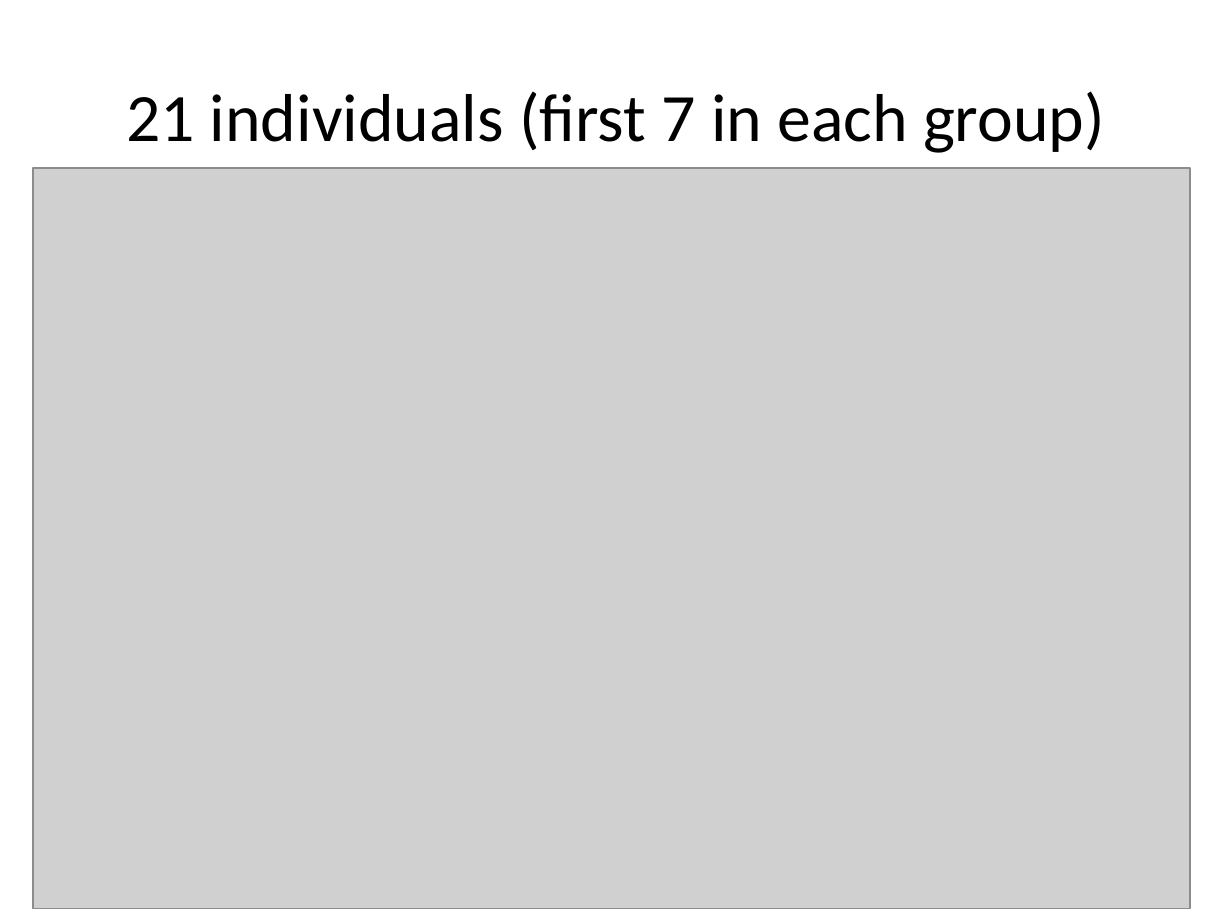
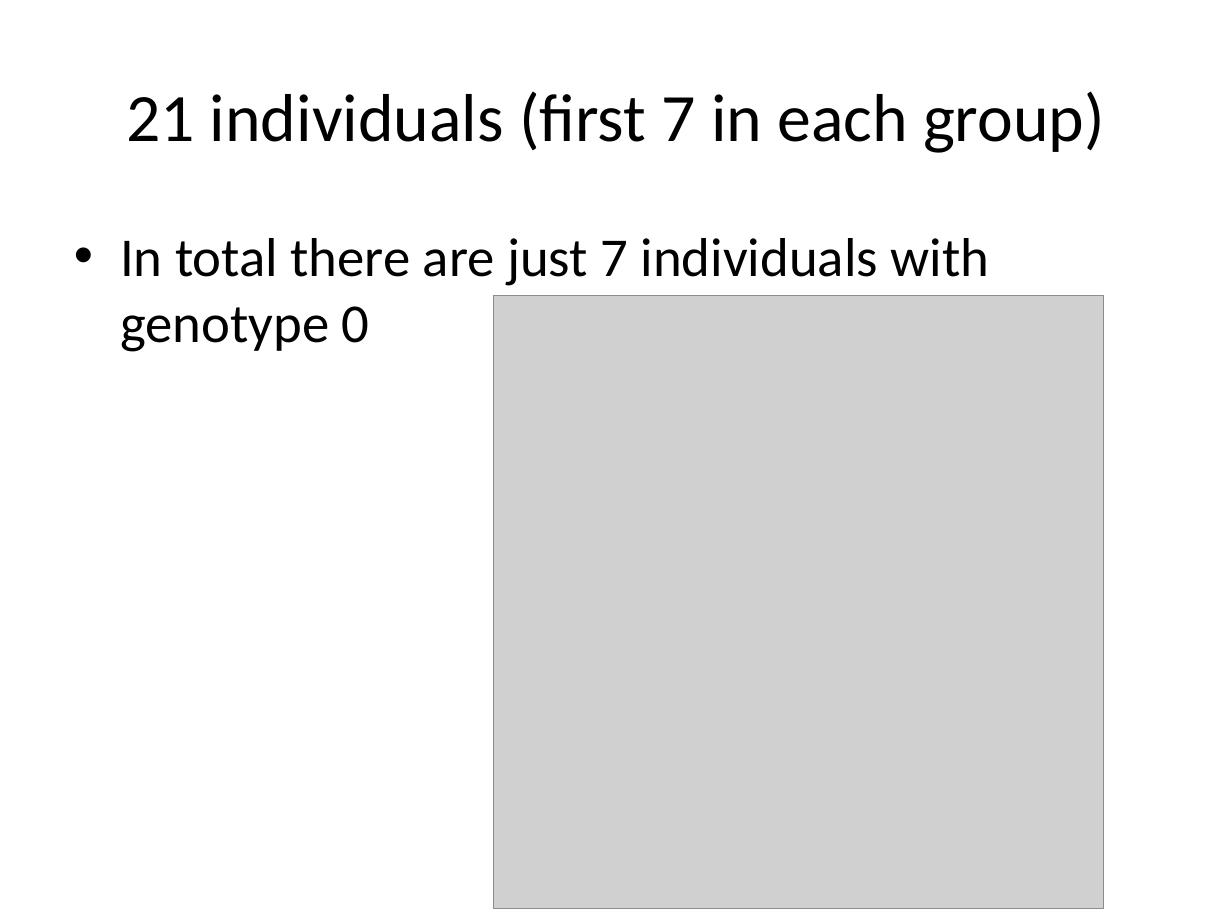
Before and after one commit to stephenslab/multiseq, a slide deck: slide 7 of local/OAS1vignette/OAS1Vignette.pptx. Drawn at 1232x924 pixels with LibreOffice and Linux fonts; fonts in the diff are those of the drawing; grey boxes stand for pictures. Boxes give left, top, right and bottom in pixels: in the first picture for what was removed or moved away, otherwise in the second. Text is boxed around its words. In the diff, an @@ line names an element or a change of style, - is before the commit and + after.

```diff
--- a/local/OAS1vignette/OAS1Vignette.pptx
+++ b/local/OAS1vignette/OAS1Vignette.pptx
@@ text added at bbox=[120, 238, 989, 352], 32 pt, text #000000 @@
+• In total there are just 7 individuals with genotype 0
@@ picture: place and size @@
-picture at bbox=[33, 168, 1190, 908]
+picture at bbox=[494, 296, 1104, 909]
```
Also in this commit, not shown: 4 other slides changed.
